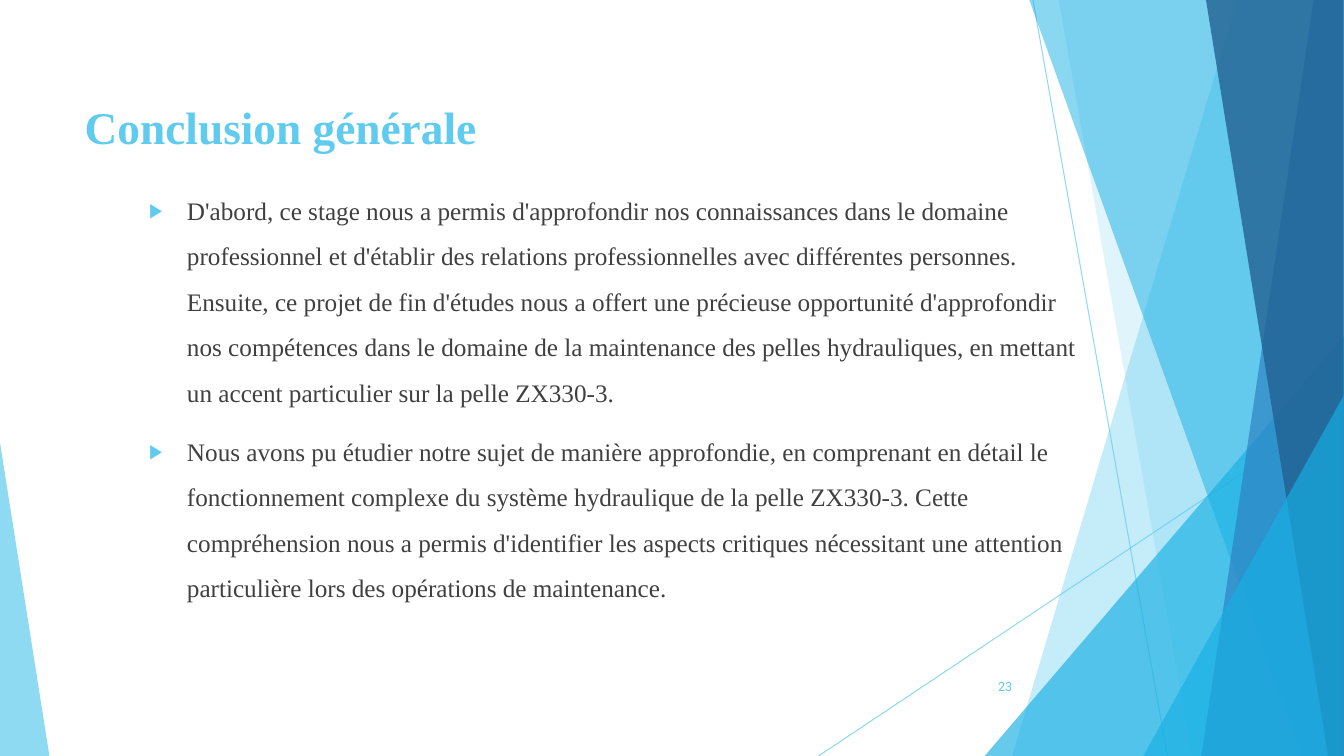
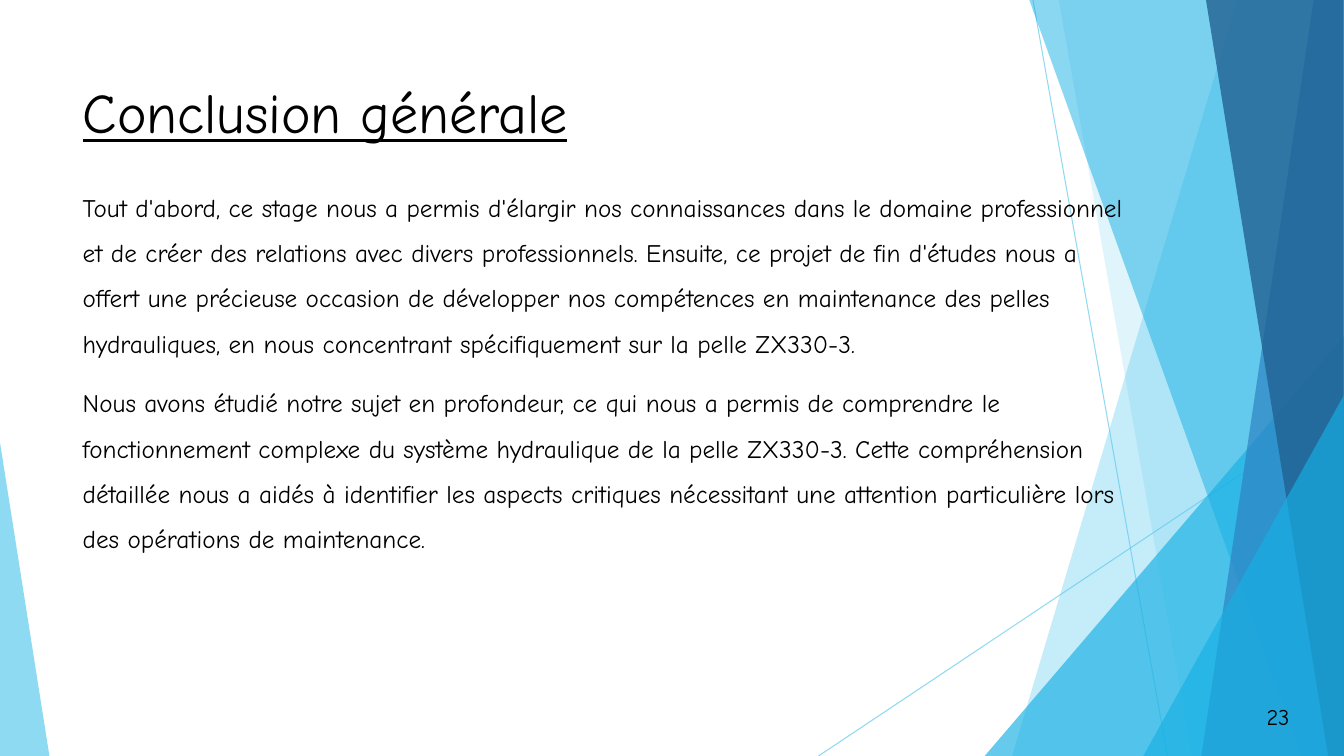
Before and after one commit to OussamaTeyib/PFE, a slide deck: slide 23 of Présentation.pptx. Drawn at 1344x756 pixels with LibreOffice and Linux fonts; fonts in the diff are those of the drawing. Boxes give left, top, right and bottom in pixels: in the first picture for what was removed or moved away, otherwise in the second. Text is boxed around its words. In the diff, an @@ line names an element or a change of style, - is before the commit and + after.

```diff
--- a/Présentation.pptx
+++ b/Présentation.pptx
@@ title "Conclusion générale": place and size @@
-title "Conclusion générale" at [85,112,477,153]
+title "Conclusion générale" at [83,91,568,144]
@@ title "Conclusion générale" at [83,91,568,144]: size 32.4 to 40 pt, font Times New Roman to Comic Neue, text colour #5FCBEF to #000000, bold off, underline on @@
@@ text at [83,195,1122,553]: text changed; font Times New Roman to Comic Neue; text colour #404040 to #000000 @@
-▶ D'abord, ce stage nous a permis d'approfondir nos connaissances dans le domaine professionnel et d'établir des relations professionnelles avec différentes personnes. Ensuite, ce projet de fin d'études nous a offert une précieuse opportunité d'approfondir nos compétences dans le domaine de la maintenance des pelles hydrauliques, en mettant un accent particulier sur la pelle ZX330-3.
-▶ Nous avons pu étudier notre sujet de manière approfondie, en comprenant en détail le fonctionnement complexe du système hydraulique de la pelle ZX330-3. Cette compréhension nous a permis d'identifier les aspects critiques nécessitant une attention particulière lors des opérations de maintenance.
+Tout d'abord, ce stage nous a permis d'élargir nos connaissances dans le domaine professionnel et de créer des relations avec divers professionnels. Ensuite, ce projet de fin d'études nous a offert une précieuse occasion de développer nos compétences en maintenance des pelles hydrauliques, en nous concentrant spécifiquement sur la pelle ZX330-3.
+Nous avons étudié notre sujet en profondeur, ce qui nous a permis de comprendre le fonctionnement complexe du système hydraulique de la pelle ZX330-3. Cette compréhension détaillée nous a aidés à identifier les aspects critiques nécessitant une attention particulière lors des opérations de maintenance.
@@ page number: place and size @@
-page number at [998,682,1012,691]
+page number at [1238,697,1318,737]
@@ page number at [1238,697,1318,737]: size 9 to 16 pt, font Roboto to Comic Neue, text colour #5FCBEF to #000000; alignment right to centre; fill none to #FFFFFF; outline none to #000000 1.5 pt @@
```
Also in this commit, not shown: 22 other slides changed, 1 slide added, 1 slide removed, 24 other files.
